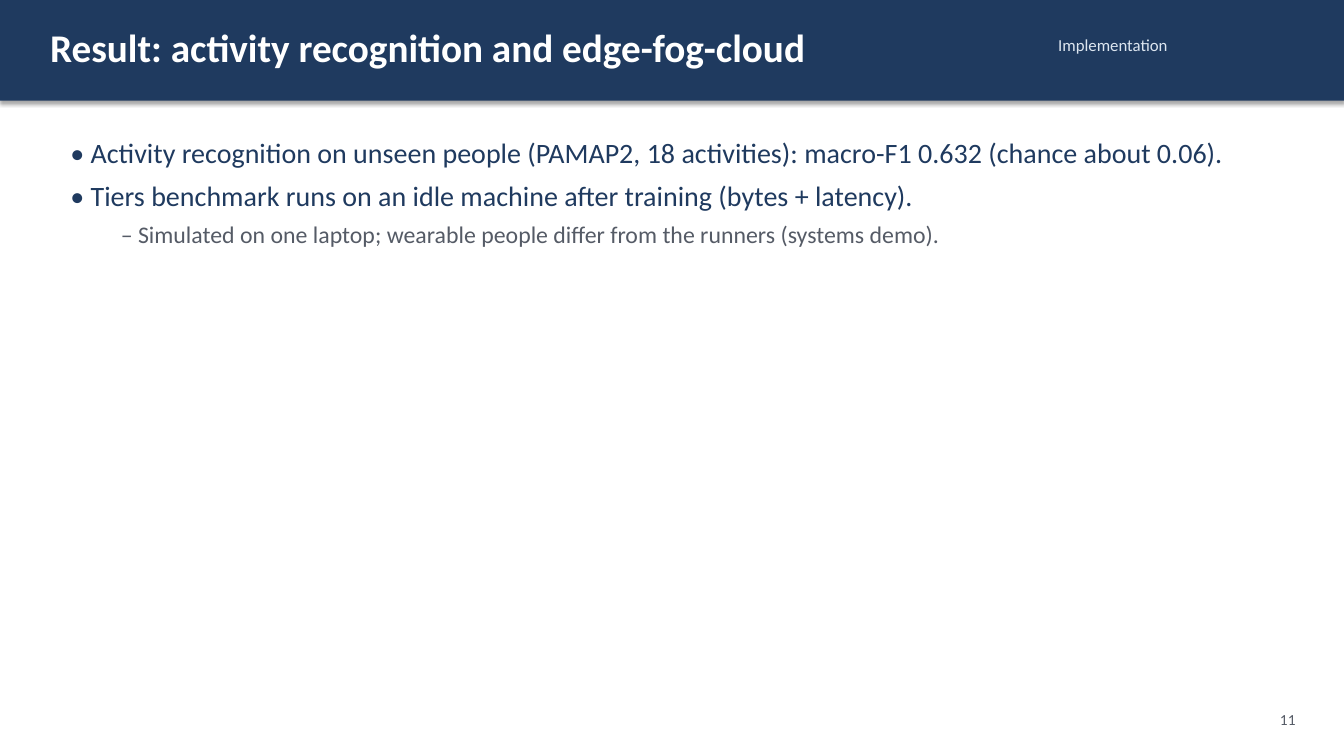
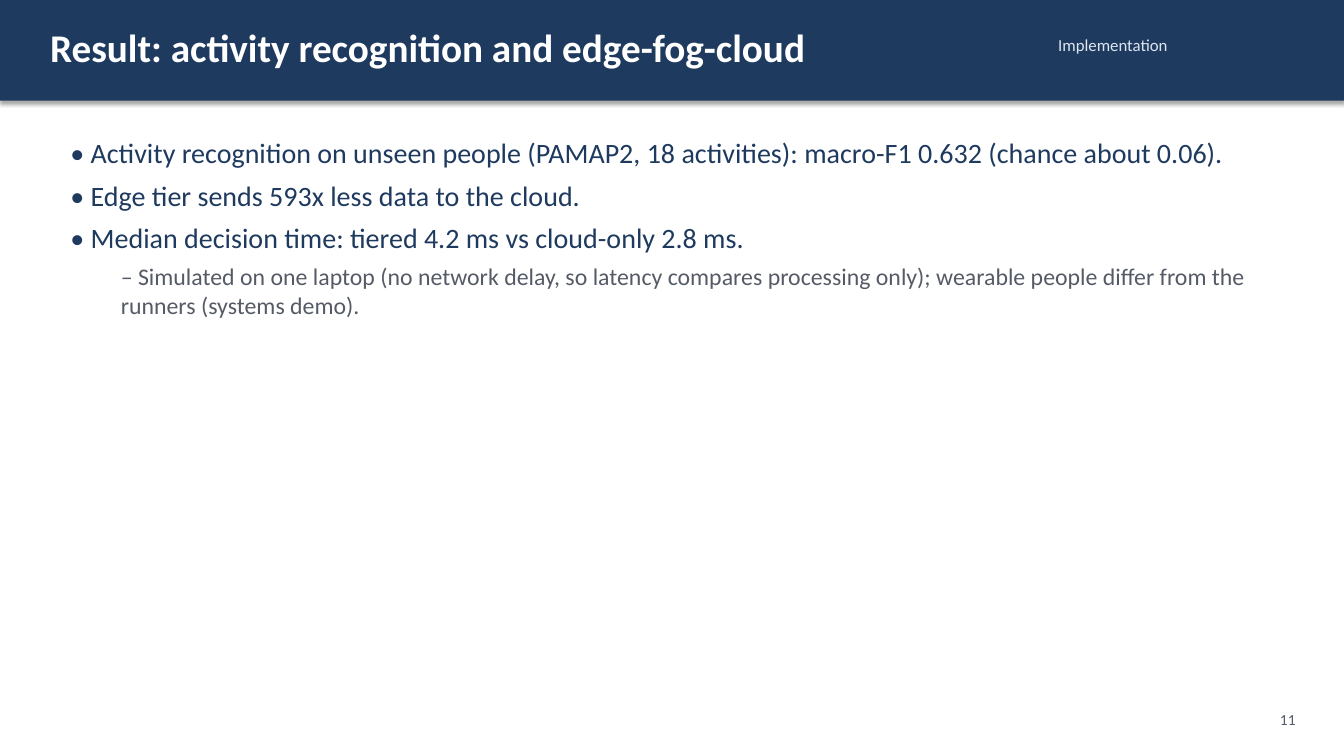
Before and after one commit to NamanJain017/SynAthlete-AIoT, a slide deck: slide 11 of slides/review2.pptx. Drawn at 1344x756 pixels with LibreOffice and Linux fonts; fonts in the diff are those of the drawing. Boxes give left, top, right and bottom in pixels: in the first picture for what was removed or moved away, otherwise in the second. Text is boxed around its words. In the diff, an @@ line names an element or a change of style, - is before the commit and + after.

```diff
--- a/slides/review2.pptx
+++ b/slides/review2.pptx
@@ text at (91, 186, 1244, 318): text changed @@
-• Tiers benchmark runs on an idle machine after training (bytes + latency).
-  – Simulated on one laptop; wearable people differ from the runners (systems demo).
+• Edge tier sends 593x less data to the cloud.
+• Median decision time: tiered 4.2 ms vs cloud-only 2.8 ms.
+  – Simulated on one laptop (no network delay, so latency compares processing only); wearable people differ from the runners (systems demo).
```
Also in this commit, not shown: 6 other slides changed, 1 slide added, 1 slide removed, 8 other files.
